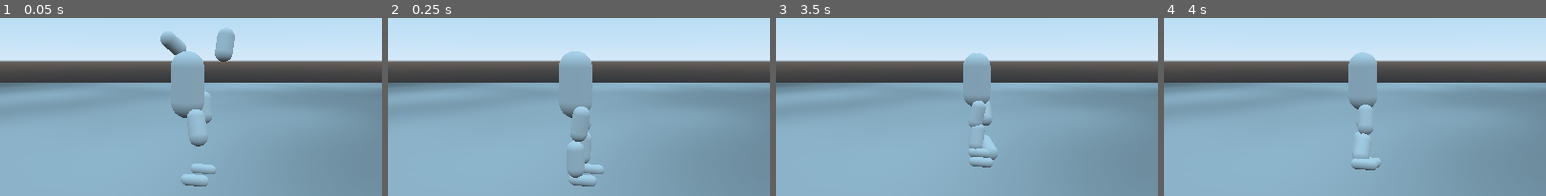
Above: before the commit, frames 1-4 (left to right).
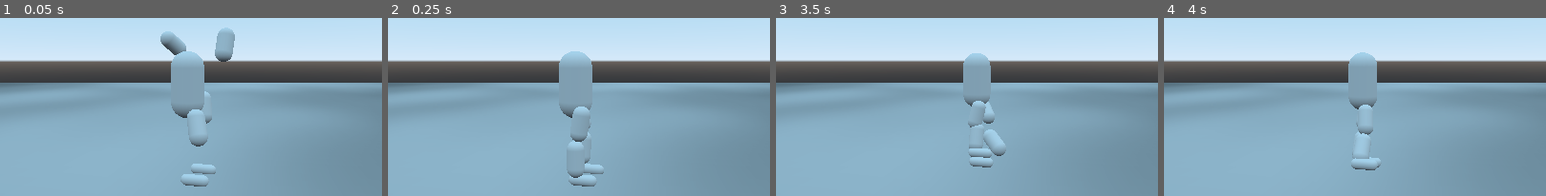
Above: after the commit, the same moments.

Repository: Terkwood/tinker-godot-joint
Game: Godot game, scene res://Main.tscn
Two runs of this game, one before a commit and one after it. Both use one fixed random seed, a clock stepped at 60 frames per second and the inputs below.
Inputs:
- Up to frame 1 (0.05 s): no input
- Up to frame 2 (0.25 s): no input
- Up to frame 3 (3.5 s): hold Right (ui_right) 0.53-1.28 s; hold Down (ui_down) 1.28-2.03 s; hold Right (ui_right) 2.03-2.78 s; hold Up (ui_up) from 2.78 s (still down)
- Up to frame 4 (4 s): release Up (ui_up) at 3.53 s; hold Left (ui_left) from 3.53 s (still down)
The pictures show only the part of the screen within x 26-76%, y 26-75%; the shares and areas given below are measured in that part.

Frame 1 is identical in both runs. In frame 2, less than 0.1% of the frame differs, in the area x 50-54%, y 56-82%; in frame 3, 0.6%, in the area x 50-61%, y 46-80%; in frame 4, less than 0.1%.

Commit message:
set boundaries

Diff:
--- a/Player.tscn
+++ b/Player.tscn
@@ -12,6 +12,7 @@
 extents = Vector3( 2, 0, 1 )
 
 [sub_resource type="BoxShape" id=4]
+extents = Vector3( 2, 0, 1 )
 
 [sub_resource type="PhysicsMaterial" id=5]
 friction = 50.0
@@ -64,8 +65,15 @@
 shape = SubResource( 3 )
 
 [node name="LeftBoundary" type="Area" parent="KinUpperBody"]
+transform = Transform( -1.62921e-07, 1, -1.62921e-07, 0, -1.62921e-07, -1, -1, -1.62921e-07, 2.65432e-14, 1.96316, -5.375, 0.694014 )
 
 [node name="CollisionShape" type="CollisionShape" parent="KinUpperBody/LeftBoundary"]
+shape = SubResource( 4 )
+
+[node name="RightBoundary" type="Area" parent="KinUpperBody"]
+transform = Transform( -1.62921e-07, 1, -1.62921e-07, 0, -1.62921e-07, -1, -1, -1.62921e-07, 2.65432e-14, -1.963, -5.375, 0.694 )
+
+[node name="CollisionShape" type="CollisionShape" parent="KinUpperBody/RightBoundary"]
 shape = SubResource( 4 )
 
 [node name="LeftUpperLeg" type="RigidBody" parent="."]
